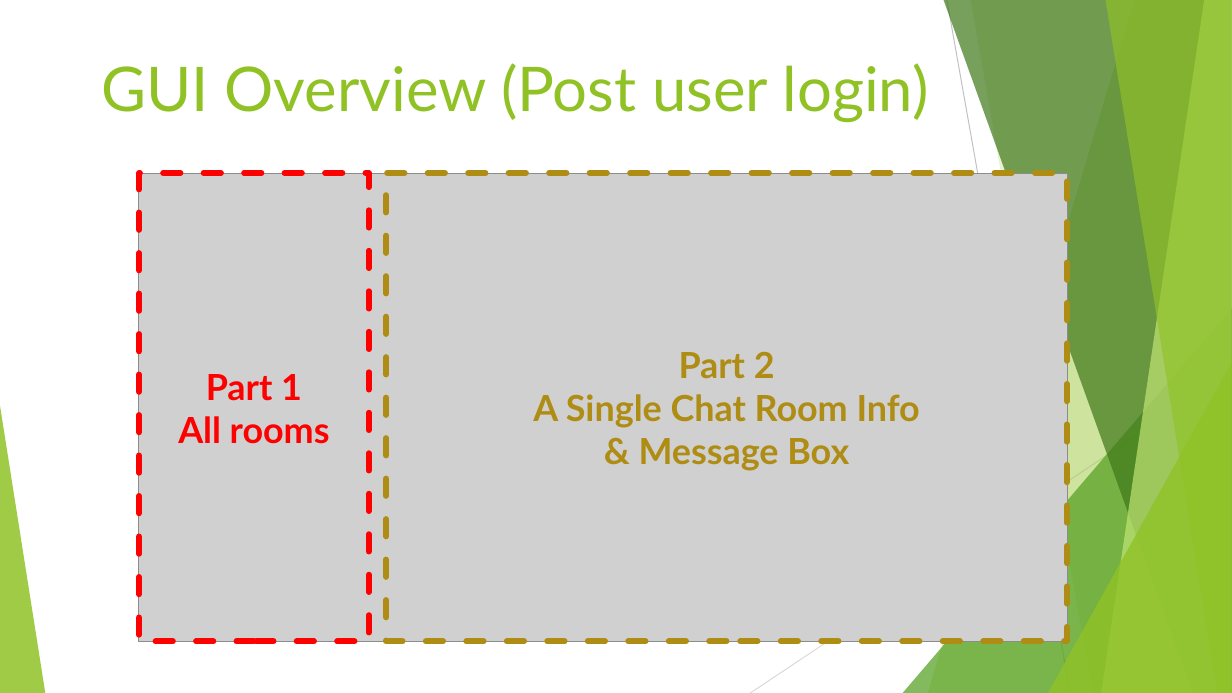
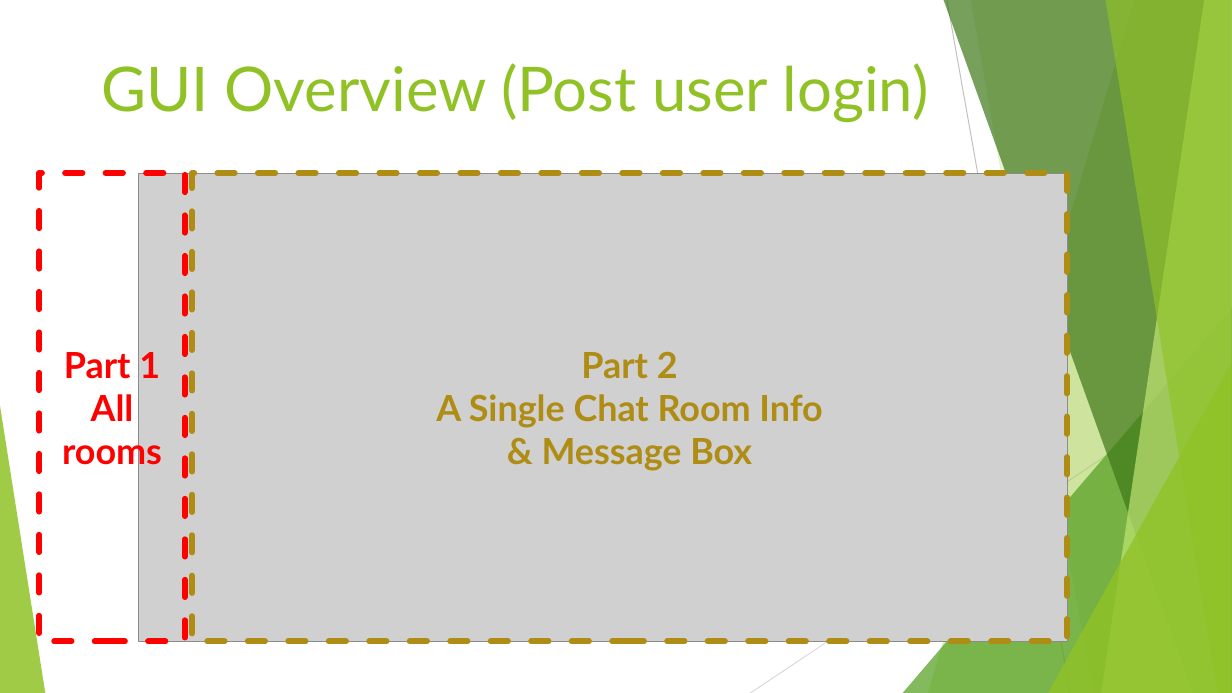
Before and after one commit to pourplusquoi/chatapp, a slide deck: slide 4 of src/main/resources/ChatApp API.pptx (slide 3 before the commit). Drawn at 1232x693 pixels with LibreOffice and Linux fonts; fonts in the diff are those of the drawing; grey boxes stand for pictures. Boxes give left, top, right and bottom in pixels: in the first picture for what was removed or moved away, otherwise in the second. Text is boxed around its words. In the diff, an @@ line names an element or a change of style, - is before the commit and + after.

```diff
--- a/src/main/resources/ChatApp API.pptx
+++ b/src/main/resources/ChatApp API.pptx
@@ rectangle "Part 1": place and size @@
-rectangle "Part 1" at bbox=[139, 173, 369, 641]
+rectangle "Part 1" at bbox=[40, 173, 185, 641]
@@ rectangle "Part 2": place and size @@
-rectangle "Part 2" at bbox=[386, 173, 1067, 641]
+rectangle "Part 2" at bbox=[192, 173, 1067, 641]
```
Also in this commit, not shown: 10 other slides changed, 1 slide added, 1 slide removed.
